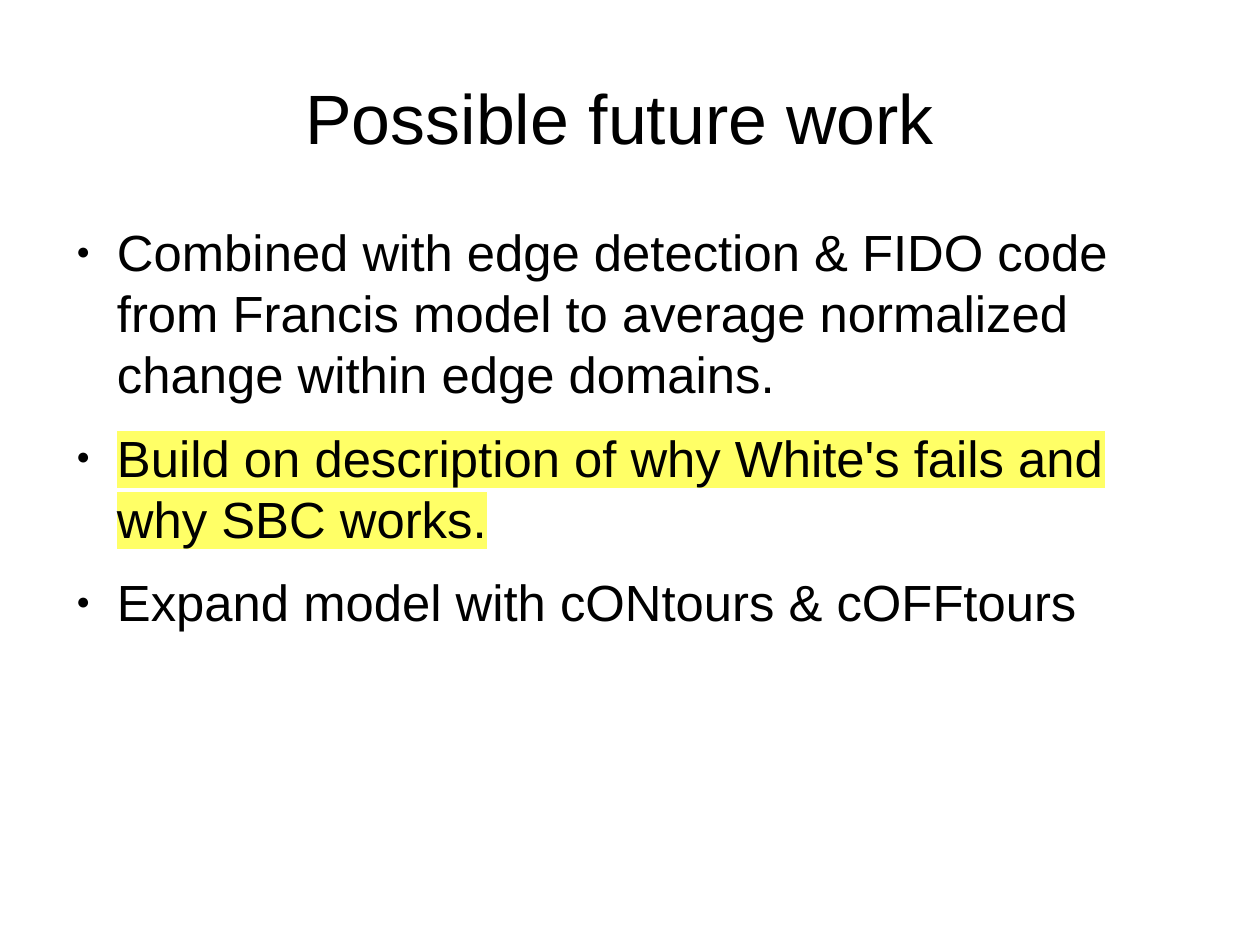
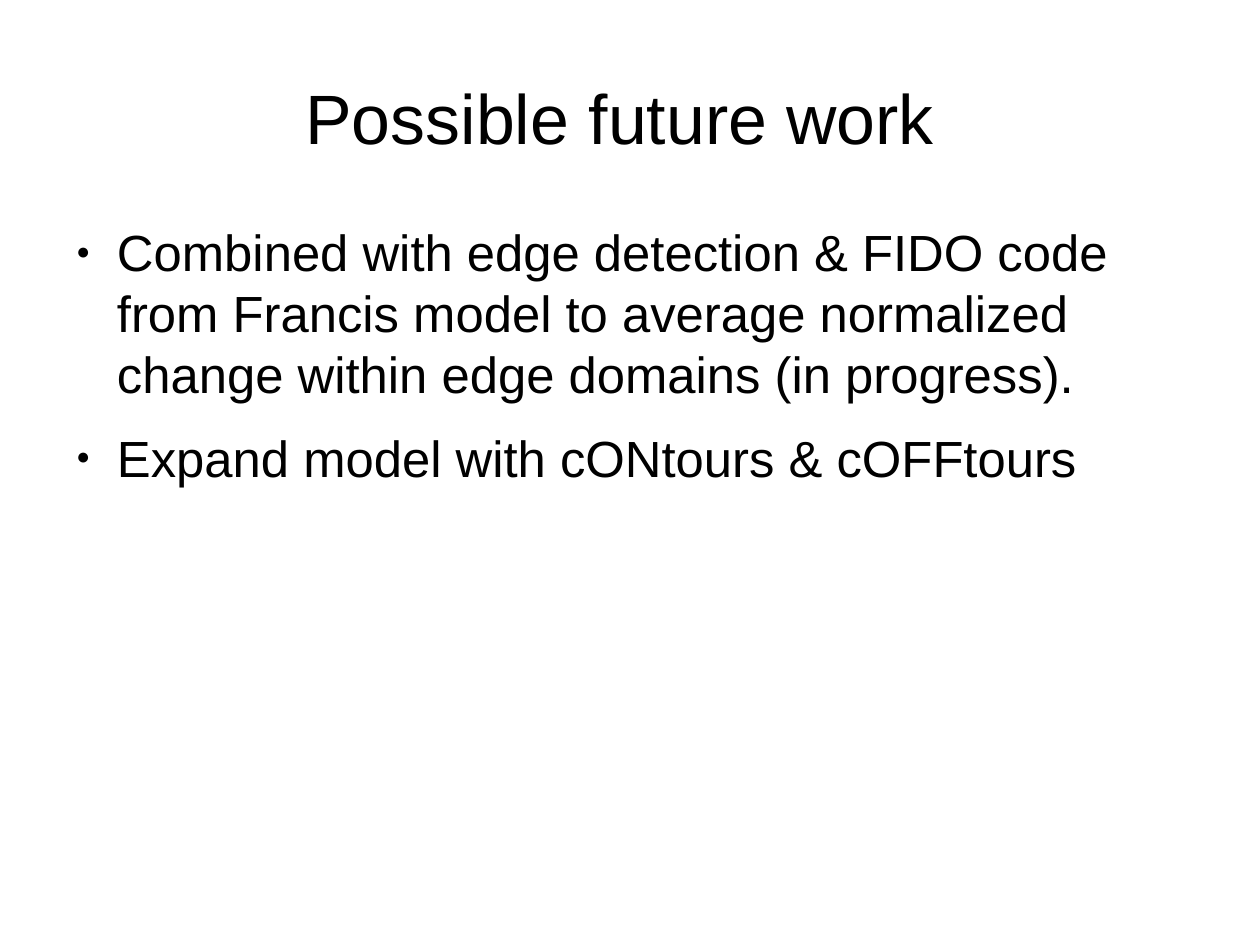
Before and after one commit to TUBvision/contAdapt_francis, a slide deck: slide 25 of Documents/Model descriptions/Dynamic normalization network presentation.odp (slide 24 before the commit). Drawn at 1260x945 pixels with LibreOffice and Linux fonts; fonts in the diff are those of the drawing. Boxes give left, top, right and bottom in pixels: in the first picture for what was removed or moved away, otherwise in the second. Text is boxed around its words. In the diff, an @@ line names an element or a change of style, - is before the commit and + after.

```diff
--- a/Documents/Model descriptions/Dynamic normalization network presentation.odp
+++ b/Documents/Model descriptions/Dynamic normalization network presentation.odp
@@ text at [117, 234, 1107, 404]: text changed @@
-● Combined with edge detection & FIDO code from Francis model to average normalized change within edge domains.
-● Build on description of why White's fails and why SBC works.
+● Combined with edge detection & FIDO code from Francis model to average normalized change within edge domains (in progress).
```
Also in this commit, not shown: 7 other slides changed, 1 slide added, 1 other file.
